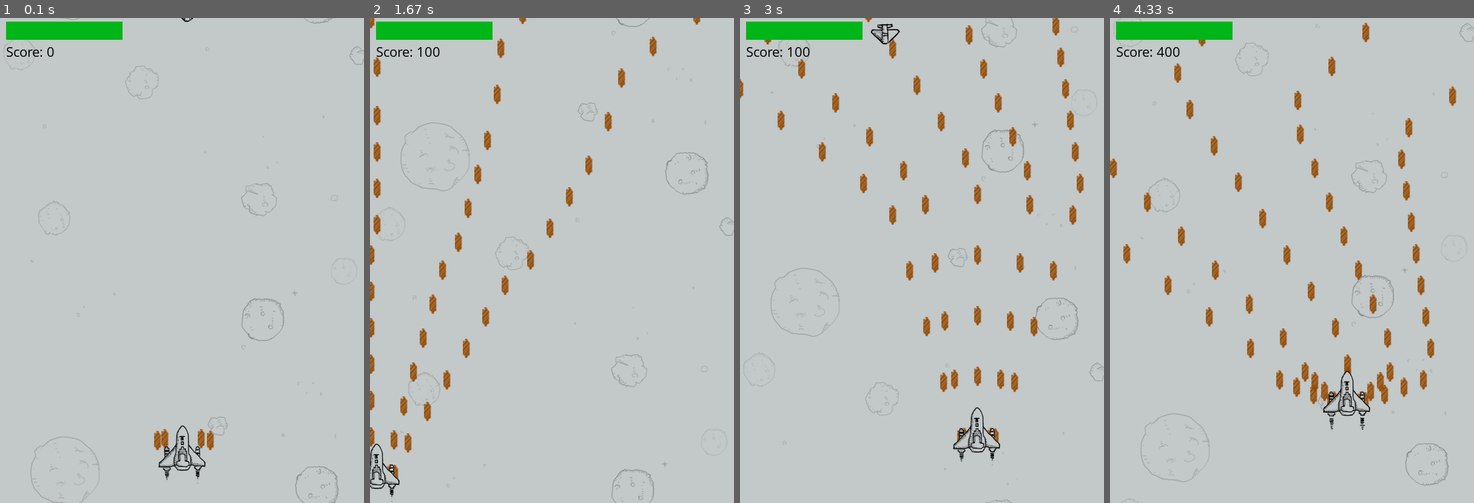
Above: before the commit, frames 1-4 (left to right).
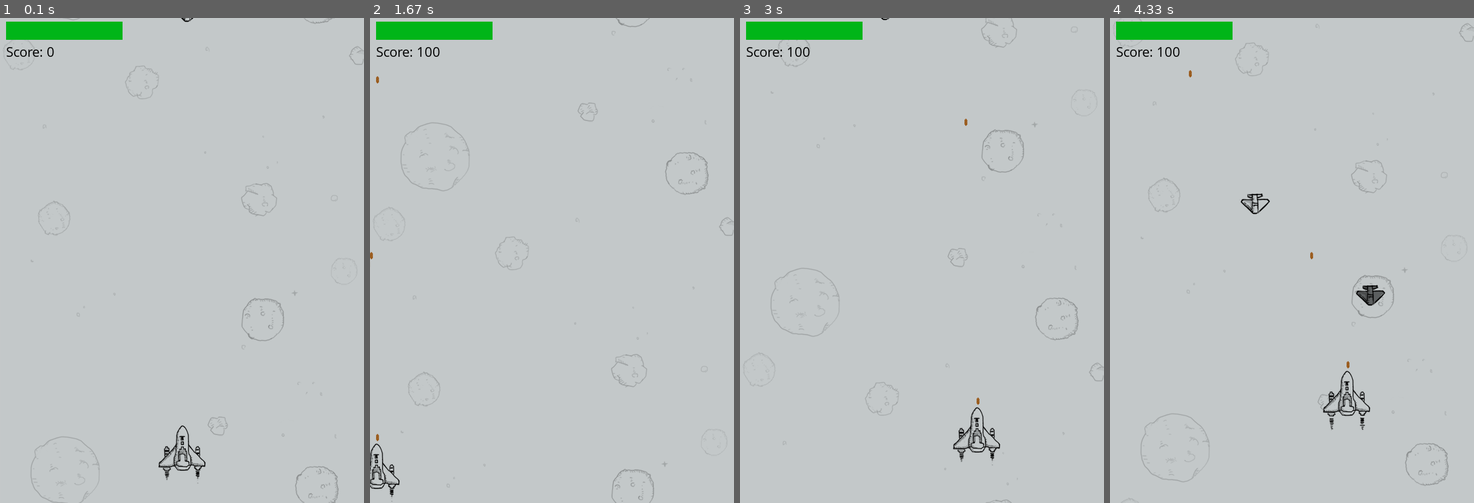
Above: after the commit, the same moments.

Repository: JosephLiu164/My_Pygame
Game: pygame game, started from main.py
The game is run twice, just before and just after one commit, with the same random seed, the same clock (stepped at 60 frames per second) and the same inputs.
Inputs:
- Up to frame 1 (0.1 s): no input
- Up to frame 2 (1.67 s): hold Left 0.33-0.87 s; hold Down 0.9-1.2 s; hold Left 1.23-1.63 s
- Up to frame 3 (3 s): hold Up 1.67-2.03 s; hold Right 2.07-2.7 s; hold Down from 2.73 s (still down)
- Up to frame 4 (4.33 s): release Down at 3.1 s; hold Left 3.13-3.6 s; hold Right 3.63-4.1 s; hold Up from 4.13 s (still down)

The runs differ from the first frame. In frame 1, 0.3% of the frame differs, in the area x 42-59%, y 84-90%; in frame 2, 2.5%; in frame 3, 3.2%; in frame 4, 3.9%, in the area x 0-96%, y 1-81%.

Commit message:
1. Added the supply of life recovering

Diff:
--- a/enemy.py
+++ b/enemy.py
@@ -14,9 +14,10 @@
         else:
             self.reset()
 
+
 # ====================Define the small enemy plane behaviors====================
 class SmallEnemy(pygame.sprite.Sprite, Enemy):  # Inheriting from Sprite class
-    small_enemy_energy = 1
+    energy = 1
 
     def __init__(self, bg_size):
         pygame.sprite.Sprite.__init__(self)
@@ -35,8 +36,8 @@
         # Define the initializing position
         # ensuring that the enemy plane won't appear in the very beginning
 
-        self.energy = self.small_enemy_energy
-        self.crashing_power = 30
+        self.energy = SmallEnemy.energy
+        self.crashing_power = 30 # The damage cause to my plane when it is hit by my plane directly
         self.destroy_score = 100
         self.hit = False
         self.active = True  # Set the attribute indicating whether the plane is alive.
@@ -47,10 +48,11 @@
                                          randint(-800, 0))  # The spot where the plane appears
         self.active = True  # Reset the alive status. The same for the rest.
         self.hit = False
-        self.energy = SmallEnemy.small_enemy_energy
+        self.energy = SmallEnemy.energy
+
 
 class SmallEnemy2(pygame.sprite.Sprite, Enemy):
-    small_enemy2_energy = 2
+    energy = 1
 
     def position(self):
         horizontal_distance = randint(400, 800)
@@ -76,7 +78,7 @@
         # Define the initializing position
         # ensuring that the enemy plane won't appear in the very beginning
 
-        self.energy = self.small_enemy2_energy
+        self.energy = SmallEnemy2.energy
         self.crashing_power = 45
         self.destroy_score = 200
         self.hit = False
@@ -88,13 +90,12 @@
             self.init_position_left, self.init_position_top = self.position()
         self.active = True  # Reset the alive status. The same for the rest.
         self.hit = False
-        self.energy = SmallEnemy2.small_enemy2_energy
-
+        self.energy = SmallEnemy2.energy
 
 
 # ====================Define the mid enemy behaviors====================
 class MidEnemy(pygame.sprite.Sprite, Enemy):
-    mid_enemy_energy = 5
+    energy = 5
     shooting_time_index = 0
 
     def __init__(self, bg_size):
@@ -112,7 +113,7 @@
         self.speed = 2  # Slower than the small size enemy
         self.rect.left, self.rect.top = (randint(0, self.bg_width - self.rect.width),
                                          randint(-1400, -600))  # The spot where the plane appears
-        self.energy = self.mid_enemy_energy
+        self.energy = MidEnemy.energy
         self.supply = self.generate_supply()
         self.bullet = bullet.EnemyBullet1
         self.crashing_power = 60
@@ -126,18 +127,21 @@
 
         self.active = True
         self.hit = False
-        self.energy = MidEnemy.mid_enemy_energy
+        self.energy = MidEnemy.energy
 
     def generate_supply(self):  # middle enemy has several bullet supplies when generated
         random_supply = randint(0, 100)
         if 0 <= random_supply <= 50:
             return None
-        elif 51 <= random_supply <= 100:
+        elif 51 <= random_supply <= 75:
             return supply.BulletSupply()
+        elif 76<= random_supply:
+            return supply.LifeSupply()
+
 
 # ====================Define the big enemy behaviors====================
 class BigEnemy(pygame.sprite.Sprite, Enemy):
-    big_enemy_energy = 10
+    energy = 10
     shooting_time_index = 0
 
     def __init__(self, bg_size):
@@ -157,7 +161,7 @@
         self.rect = self.images[0].get_rect()
         self.bg_width, self.bg_height = bg_size[0], bg_size[1]
         self.speed = 2
-        self.energy = self.big_enemy_energy
+        self.energy = BigEnemy.energy
         self.rect.left, self.rect.top = (randint(0, self.bg_width - self.rect.width),
                                          randint(-1600, -1200))  # The spot where the plane appears
         # To ensure that the enemy plane won't appear from the very beginning
@@ -171,15 +175,15 @@
 
     def generate_supply(self):  # Big enemy has several supplies when generated
         random_supply = randint(0, 100)
-        if 0 <= random_supply <= 60:
-            return None
-        elif 61 <= random_supply <= 100:
+        if 0 <= random_supply <= 66:
             return supply.BulletSupply()
+        elif 67<= random_supply:
+            return supply.LifeSupply()
 
     def reset(self):  # When moving down out of the screen
         self.rect.left, self.rect.top = (randint(0, self.bg_width - self.rect.width),
                                          randint(-1600, -1200))  # The spot where the plane appears
         self.active = True
         self.hit = False
-        self.energy = BigEnemy.big_enemy_energy
+        self.energy = BigEnemy.energy
         self.generate_supply()
--- a/main.py
+++ b/main.py
@@ -149,7 +149,6 @@
 
     # ==============Initializing my plane==============
     me = myplane.MyPlane(bg_size)
-    switch_image = False
 
     # ===============user score=================
     score = 0
@@ -211,7 +210,7 @@
                 me.move(movement_angle, True)
 
             # ==============Game difficulty level================
-            critical_score = 3000 * 3 ** (level-1)
+            critical_score = 4000 * 3 ** (level-1)
             if score >= critical_score:
                 level += 1
                 level_up_sound.play()
@@ -221,6 +220,9 @@
                 add_big_enemies(big_enemies, enemies, 1)
                 bullet.EnemyBullet1.shooting_interval -= bullet.EnemyBullet1.shooting_interval//4
                 bullet.EnemyBullet2.shooting_interval -= bullet.EnemyBullet2.shooting_interval//4
+                for e in enemies:
+                    e.energy += e.energy *1.3
+
 
         # ============Set the background to scroll (repeatedly blit same two images)========
         screen.blit(background, (x, y))
@@ -315,7 +317,7 @@
                     for e in enemies_hit:
                         e.energy -= 1
                         e.hit = True  # Plane is hit
-                        if e.energy == 0:
+                        if e.energy <= 0:
                             e.active = False
 
         # =========Detect whether my plane touches enemy_bullets1===========
@@ -344,10 +346,16 @@
             for s in supplies_got:
                 if s.show:
                     get_bomb_sound.play()
+
+                    # ================Bullet Supply==============
                     if isinstance(s, supply.BulletSupply):
                         me.bullet_level += 1
                         if me.bullet_level >= 10:
                             me.bullet_level = 10
+                    elif isinstance(s, supply.LifeSupply):
+                        me.life += 30
+                        if me.life >= 100:
+                            me.life = 100
                     s.show = False
 
 
--- a/myplane.py
+++ b/myplane.py
@@ -26,7 +26,7 @@
         self.active = True  # Whether the plane is alive or destroyed
         self.invincible = False  # The plane is invincible for 3 seconds when initialized
         self.hit = False
-        self.bullet_level = 10  #Bullet level of my plane
+        self.bullet_level = 1  #Bullet level of my plane
         self.life = 100
 
     # ====================Define the movement of my plane====================
--- a/supply.py
+++ b/supply.py
@@ -22,3 +22,23 @@
             self.rect.top += self.speed
         else:
             self.show = False
+
+class LifeSupply(pygame.sprite.Sprite):
+    def __init__(self):
+        pygame.sprite.Sprite.__init__(self)
+
+        self.image = pygame.image.load("image/life.png")
+        self.rect = self.image.get_rect()
+        self.speed = 5
+        self.show = False
+        self.mask = pygame.mask.from_surface(self.image)
+
+    def drop(self, position):
+        self.rect.left, self.rect.top = position
+        self.show = True
+
+    def move(self, bg_size):
+        if self.rect.top < bg_size[1]:
+            self.rect.top += self.speed
+        else:
+            self.show = False
Binary file changed: image/life.png
Binary file added: image/shield.png
Binary file added: image/shield_anim.png
